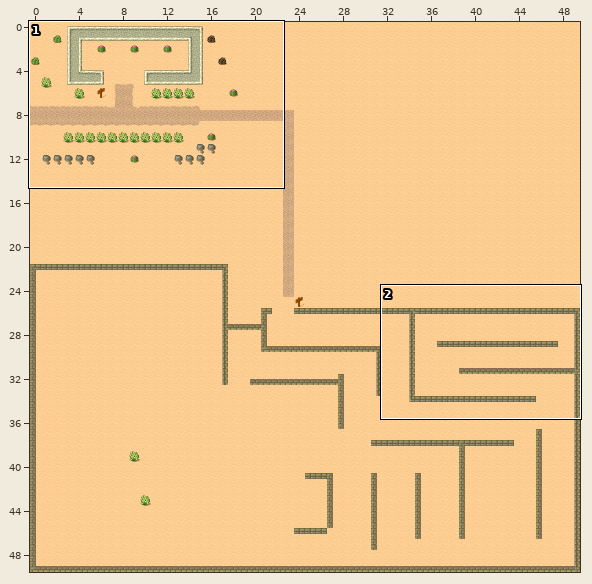
A Tiled map gets an edit: Resources/TileMap.tmx. The picture above shows the old version from afar; the outline marks the close-up.
Close-up. Before the edit:
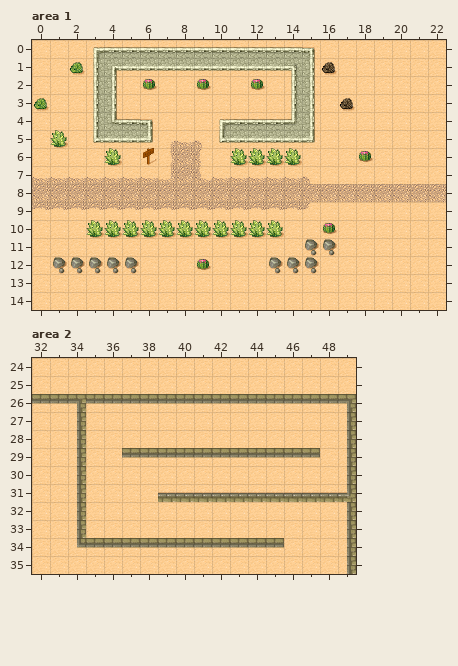
Cells are 32x32 px. Shown: area 1 x 0..22, y 0..14; area 2 x 32..49, y 24..35. The commit also changed other parts of the map, which this record leaves out.
After the commit:
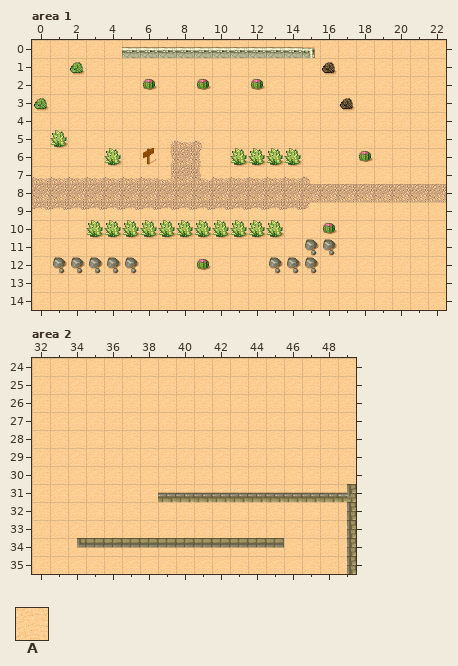
Key: from "tmw_desert_spacing": A 29.
_ is an empty cell, . an unchanged one.
From old to new:
--- layer "Walls", area 1
@@ x 3..15 @@
- 0 __...........
- 1 _____________
- 2 __.........__
- 3 __.........__
- 4 ____...______
- 5 ____...______
+ 0 AA...........
+ 1 AAAAAAAAAAAAA
+ 2 AA.........AA
+ 3 AA.........AA
+ 4 AAAA...AAAAAA
+ 5 AAAA...AAAAAA
--- layer "Walls", area 2
@@ x 32..49 @@
-26 __________________
-27 .._.............._
-28 .._.............._
-29 .._..___________._
-30 .._.............._
-31 .._...............
-32 .._...............
-33 .._...............
+26 AAAAAAAAAAAAAAAAAA
+27 ..A..............A
+28 ..A..............A
+29 ..A..AAAAAAAAAAA.A
+30 ..A..............A
+31 ..A...............
+32 ..A...............
+33 ..A...............
Pixel boxes of the changes (left, top, right, bottom) in both close-ups:
added: (93, 47, 315, 143)
added: (32, 394, 356, 538)
